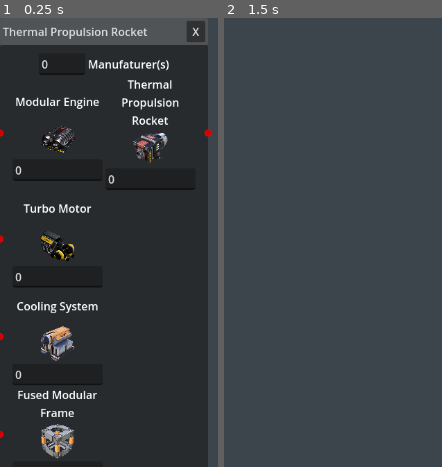
Above: before the commit, frames 1-2 (left to right).
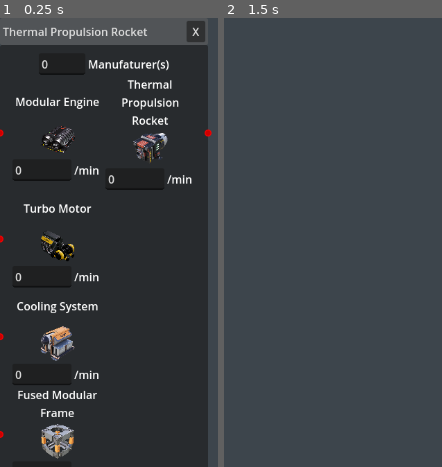
Above: after the commit, the same moments.

Repository: dFarium/Satisfactory-producction-planner
Game: Godot game, scene res://Scenes/Factories/4input1output.tscn
The game is run twice, just before and just after one commit, with the same random seed, the same clock (stepped at 60 frames per second) and the same inputs. This scene is started directly instead of the project's main scene.
Inputs (mouse positions are in pixels of both pictures, inside the frame that each line leads up to):
- Up to frame 1 (0.25 s): no input
- Up to frame 2 (1.5 s): tap Enter at 0.5 s; move the mouse to (outside the picture) at 0.52 s; right-click (outside the picture) at 0.6 s; click "X" at 1.25 s

The runs differ from the first frame. In frame 1, 0.7% of the frame differs, in the area x 32-90%, y 32-82%; in frame 2, nothing differs.

Commit message:
improve UI

Diff:
--- a/Scenes/Factories/1input1output.tscn
+++ b/Scenes/Factories/1input1output.tscn
@@ -72,9 +72,17 @@
 expand_mode = 3
 stretch_mode = 5
 
-[node name="LineEdit" type="LineEdit" parent="HBoxContainer/Input1"]
+[node name="HBoxContainer" type="HBoxContainer" parent="HBoxContainer/Input1"]
+layout_mode = 2
+
+[node name="LineEdit" type="LineEdit" parent="HBoxContainer/Input1/HBoxContainer"]
+custom_minimum_size = Vector2(85, 0)
 layout_mode = 2
 script = ExtResource("2_leytv")
+
+[node name="Label" type="Label" parent="HBoxContainer/Input1/HBoxContainer"]
+layout_mode = 2
+text = "/min"
 
 [node name="Output1" type="VBoxContainer" parent="HBoxContainer"]
 layout_mode = 2
@@ -96,6 +104,14 @@
 expand_mode = 3
 stretch_mode = 5
 
-[node name="LineEdit" type="LineEdit" parent="HBoxContainer/Output1"]
+[node name="HBoxContainer" type="HBoxContainer" parent="HBoxContainer/Output1"]
+layout_mode = 2
+
+[node name="LineEdit" type="LineEdit" parent="HBoxContainer/Output1/HBoxContainer"]
+custom_minimum_size = Vector2(85, 0)
 layout_mode = 2
 script = ExtResource("2_leytv")
+
+[node name="Label" type="Label" parent="HBoxContainer/Output1/HBoxContainer"]
+layout_mode = 2
+text = "/min"
--- a/Scenes/Factories/1output.tscn
+++ b/Scenes/Factories/1output.tscn
@@ -68,6 +68,14 @@
 expand_mode = 3
 stretch_mode = 5
 
-[node name="LineEdit" type="LineEdit" parent="HBoxContainer/Output1"]
+[node name="HBoxContainer" type="HBoxContainer" parent="HBoxContainer/Output1"]
+layout_mode = 2
+
+[node name="LineEdit" type="LineEdit" parent="HBoxContainer/Output1/HBoxContainer"]
+custom_minimum_size = Vector2(85, 0)
 layout_mode = 2
 script = ExtResource("2_0sdgw")
+
+[node name="Label" type="Label" parent="HBoxContainer/Output1/HBoxContainer"]
+layout_mode = 2
+text = "/min"
--- a/Scenes/Factories/2input1output.tscn
+++ b/Scenes/Factories/2input1output.tscn
@@ -82,9 +82,17 @@
 expand_mode = 3
 stretch_mode = 5
 
-[node name="LineEdit" type="LineEdit" parent="HBoxContainer/Input1"]
+[node name="HBoxContainer" type="HBoxContainer" parent="HBoxContainer/Input1"]
+layout_mode = 2
+
+[node name="LineEdit" type="LineEdit" parent="HBoxContainer/Input1/HBoxContainer"]
+custom_minimum_size = Vector2(85, 0)
 layout_mode = 2
 script = ExtResource("2_hmphi")
+
+[node name="Label" type="Label" parent="HBoxContainer/Input1/HBoxContainer"]
+layout_mode = 2
+text = "/min"
 
 [node name="Output1" type="VBoxContainer" parent="HBoxContainer"]
 layout_mode = 2
@@ -106,9 +114,17 @@
 expand_mode = 3
 stretch_mode = 5
 
-[node name="LineEdit" type="LineEdit" parent="HBoxContainer/Output1"]
+[node name="HBoxContainer" type="HBoxContainer" parent="HBoxContainer/Output1"]
+layout_mode = 2
+
+[node name="LineEdit" type="LineEdit" parent="HBoxContainer/Output1/HBoxContainer"]
+custom_minimum_size = Vector2(85, 0)
 layout_mode = 2
 script = ExtResource("2_hmphi")
+
+[node name="Label" type="Label" parent="HBoxContainer/Output1/HBoxContainer"]
+layout_mode = 2
+text = "/min"
 
 [node name="HBoxContainer2" type="HBoxContainer" parent="."]
 layout_mode = 2
@@ -132,6 +148,14 @@
 expand_mode = 3
 stretch_mode = 5
 
-[node name="LineEdit" type="LineEdit" parent="HBoxContainer2/Input2"]
+[node name="HBoxContainer3" type="HBoxContainer" parent="HBoxContainer2/Input2"]
+layout_mode = 2
+
+[node name="LineEdit" type="LineEdit" parent="HBoxContainer2/Input2/HBoxContainer3"]
+custom_minimum_size = Vector2(85, 0)
 layout_mode = 2
 script = ExtResource("2_hmphi")
+
+[node name="Label" type="Label" parent="HBoxContainer2/Input2/HBoxContainer3"]
+layout_mode = 2
+text = "/min"
--- a/Scenes/Factories/3input1output.tscn
+++ b/Scenes/Factories/3input1output.tscn
@@ -92,9 +92,17 @@
 expand_mode = 3
 stretch_mode = 5
 
-[node name="LineEdit" type="LineEdit" parent="HBoxContainer/Input1"]
-layout_mode = 2
-script = ExtResource("2_4o0pe")
+[node name="HBoxContainer" type="HBoxContainer" parent="HBoxContainer/Input1"]
+layout_mode = 2
+
+[node name="LineEdit" type="LineEdit" parent="HBoxContainer/Input1/HBoxContainer"]
+custom_minimum_size = Vector2(85, 0)
+layout_mode = 2
+script = ExtResource("2_4o0pe")
+
+[node name="Label" type="Label" parent="HBoxContainer/Input1/HBoxContainer"]
+layout_mode = 2
+text = "/min"
 
 [node name="Output1" type="VBoxContainer" parent="HBoxContainer"]
 layout_mode = 2
@@ -116,9 +124,17 @@
 expand_mode = 3
 stretch_mode = 5
 
-[node name="LineEdit" type="LineEdit" parent="HBoxContainer/Output1"]
-layout_mode = 2
-script = ExtResource("2_4o0pe")
+[node name="HBoxContainer" type="HBoxContainer" parent="HBoxContainer/Output1"]
+layout_mode = 2
+
+[node name="LineEdit" type="LineEdit" parent="HBoxContainer/Output1/HBoxContainer"]
+custom_minimum_size = Vector2(85, 0)
+layout_mode = 2
+script = ExtResource("2_4o0pe")
+
+[node name="Label" type="Label" parent="HBoxContainer/Output1/HBoxContainer"]
+layout_mode = 2
+text = "/min"
 
 [node name="HBoxContainer2" type="HBoxContainer" parent="."]
 layout_mode = 2
@@ -142,9 +158,17 @@
 expand_mode = 3
 stretch_mode = 5
 
-[node name="LineEdit" type="LineEdit" parent="HBoxContainer2/Input2"]
-layout_mode = 2
-script = ExtResource("2_4o0pe")
+[node name="HBoxContainer" type="HBoxContainer" parent="HBoxContainer2/Input2"]
+layout_mode = 2
+
+[node name="LineEdit" type="LineEdit" parent="HBoxContainer2/Input2/HBoxContainer"]
+custom_minimum_size = Vector2(85, 0)
+layout_mode = 2
+script = ExtResource("2_4o0pe")
+
+[node name="Label" type="Label" parent="HBoxContainer2/Input2/HBoxContainer"]
+layout_mode = 2
+text = "/min"
 
 [node name="HBoxContainer3" type="HBoxContainer" parent="."]
 layout_mode = 2
@@ -168,6 +192,14 @@
 expand_mode = 3
 stretch_mode = 5
 
-[node name="LineEdit" type="LineEdit" parent="HBoxContainer3/Input3"]
-layout_mode = 2
-script = ExtResource("2_4o0pe")
+[node name="HBoxContainer" type="HBoxContainer" parent="HBoxContainer3/Input3"]
+layout_mode = 2
+
+[node name="LineEdit" type="LineEdit" parent="HBoxContainer3/Input3/HBoxContainer"]
+custom_minimum_size = Vector2(85, 0)
+layout_mode = 2
+script = ExtResource("2_4o0pe")
+
+[node name="Label" type="Label" parent="HBoxContainer3/Input3/HBoxContainer"]
+layout_mode = 2
+text = "/min"
--- a/Scenes/Factories/4input1output.tscn
+++ b/Scenes/Factories/4input1output.tscn
@@ -102,9 +102,17 @@
 expand_mode = 3
 stretch_mode = 5
 
-[node name="LineEdit" type="LineEdit" parent="HBoxContainer/Input1"]
-layout_mode = 2
-script = ExtResource("2_pyps8")
+[node name="HBoxContainer" type="HBoxContainer" parent="HBoxContainer/Input1"]
+layout_mode = 2
+
+[node name="LineEdit" type="LineEdit" parent="HBoxContainer/Input1/HBoxContainer"]
+custom_minimum_size = Vector2(85, 0)
+layout_mode = 2
+script = ExtResource("2_pyps8")
+
+[node name="Label" type="Label" parent="HBoxContainer/Input1/HBoxContainer"]
+layout_mode = 2
+text = "/min"
 
 [node name="Output1" type="VBoxContainer" parent="HBoxContainer"]
 layout_mode = 2
@@ -126,9 +134,17 @@
 expand_mode = 3
 stretch_mode = 5
 
-[node name="LineEdit" type="LineEdit" parent="HBoxContainer/Output1"]
-layout_mode = 2
-script = ExtResource("2_pyps8")
+[node name="HBoxContainer" type="HBoxContainer" parent="HBoxContainer/Output1"]
+layout_mode = 2
+
+[node name="LineEdit" type="LineEdit" parent="HBoxContainer/Output1/HBoxContainer"]
+custom_minimum_size = Vector2(85, 0)
+layout_mode = 2
+script = ExtResource("2_pyps8")
+
+[node name="Label" type="Label" parent="HBoxContainer/Output1/HBoxContainer"]
+layout_mode = 2
+text = "/min"
 
 [node name="HBoxContainer2" type="HBoxContainer" parent="."]
 layout_mode = 2
@@ -152,9 +168,17 @@
 expand_mode = 3
 stretch_mode = 5
 
-[node name="LineEdit" type="LineEdit" parent="HBoxContainer2/Input2"]
-layout_mode = 2
-script = ExtResource("2_pyps8")
+[node name="HBoxContainer" type="HBoxContainer" parent="HBoxContainer2/Input2"]
+layout_mode = 2
+
+[node name="LineEdit" type="LineEdit" parent="HBoxContainer2/Input2/HBoxContainer"]
+custom_minimum_size = Vector2(85, 0)
+layout_mode = 2
+script = ExtResource("2_pyps8")
+
+[node name="Label" type="Label" parent="HBoxContainer2/Input2/HBoxContainer"]
+layout_mode = 2
+text = "/min"
 
 [node name="HBoxContainer3" type="HBoxContainer" parent="."]
 layout_mode = 2
@@ -178,9 +202,17 @@
 expand_mode = 3
 stretch_mode = 5
 
-[node name="LineEdit" type="LineEdit" parent="HBoxContainer3/Input3"]
-layout_mode = 2
-script = ExtResource("2_pyps8")
+[node name="HBoxContainer" type="HBoxContainer" parent="HBoxContainer3/Input3"]
+layout_mode = 2
+
+[node name="LineEdit" type="LineEdit" parent="HBoxContainer3/Input3/HBoxContainer"]
+custom_minimum_size = Vector2(85, 0)
+layout_mode = 2
+script = ExtResource("2_pyps8")
+
+[node name="Label" type="Label" parent="HBoxContainer3/Input3/HBoxContainer"]
+layout_mode = 2
+text = "/min"
 
 [node name="HBoxContainer4" type="HBoxContainer" parent="."]
 layout_mode = 2
@@ -204,6 +236,14 @@
 expand_mode = 3
 stretch_mode = 5
 
-[node name="LineEdit" type="LineEdit" parent="HBoxContainer4/Input4"]
-layout_mode = 2
-script = ExtResource("2_pyps8")
+[node name="HBoxContainer" type="HBoxContainer" parent="HBoxContainer4/Input4"]
+layout_mode = 2
+
+[node name="LineEdit" type="LineEdit" parent="HBoxContainer4/Input4/HBoxContainer"]
+custom_minimum_size = Vector2(85, 0)
+layout_mode = 2
+script = ExtResource("2_pyps8")
+
+[node name="Label" type="Label" parent="HBoxContainer4/Input4/HBoxContainer"]
+layout_mode = 2
+text = "/min"
--- a/Scripts/Factories/building.gd
+++ b/Scripts/Factories/building.gd
@@ -23,7 +23,7 @@
 
 func setup_building(recipe:Recipe) -> void:
 	title = recipe.name
-	building_name.text = get_building_name(recipe.building)
+	building_name.text = get_building_name(recipe.building) +" ("+ str(recipe.manufacturing_cycle) + " sec)"
 
 	#inputs
 	for i in range(input_nodes.size()):
